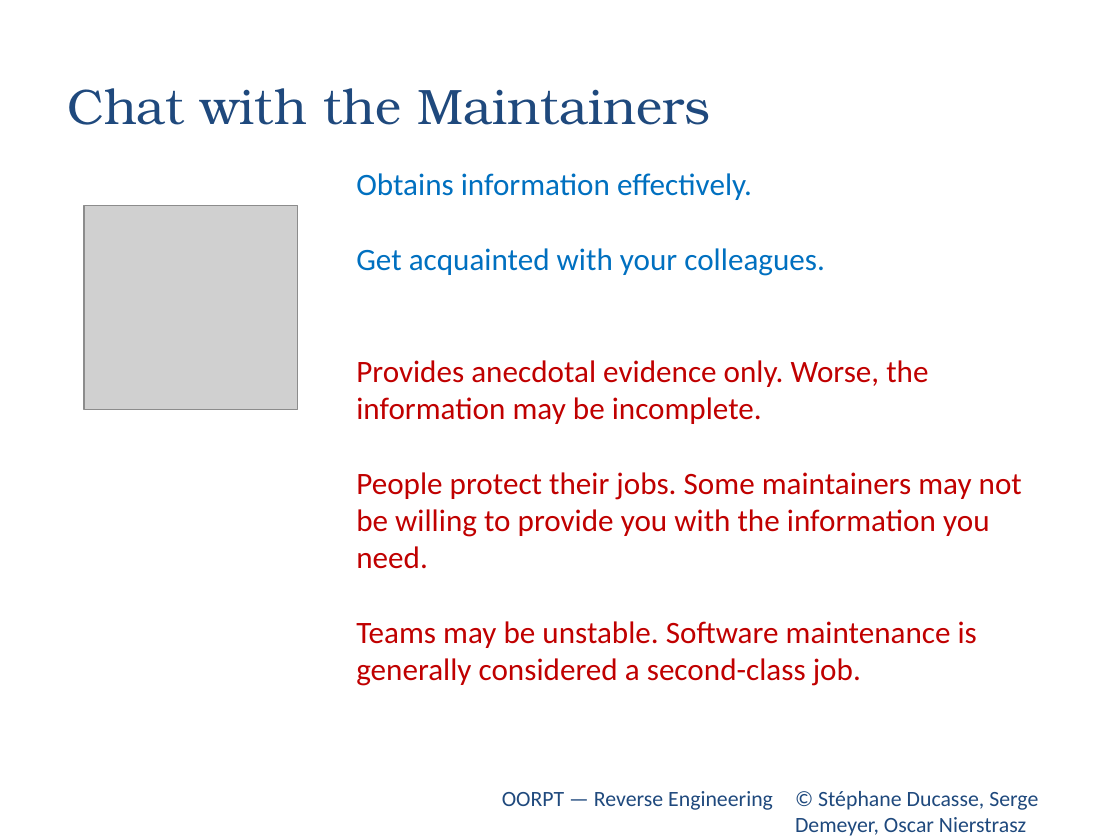
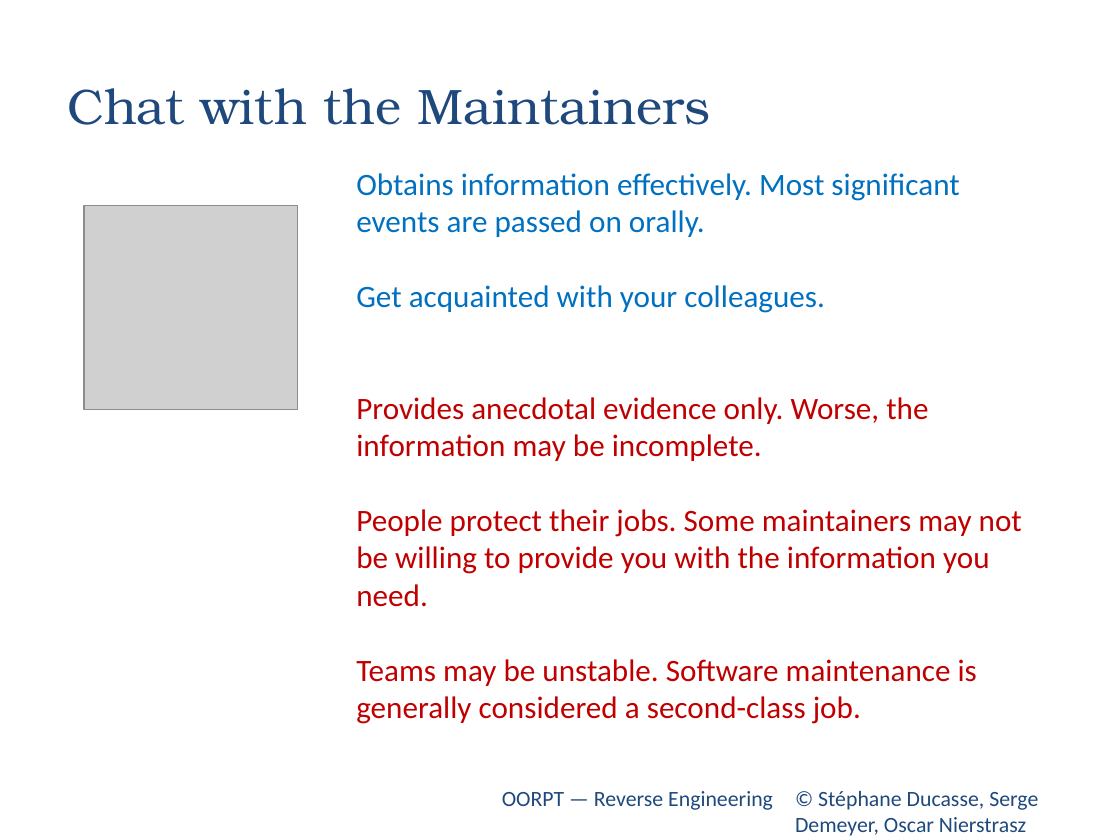
Before and after one commit to zarras/L1-slides, a slide deck: slide 10 of 2-2-SoftDataEvol-OORP-First-Contact.ppt. Drawn at 1120x840 pixels with LibreOffice and Linux fonts; fonts in the diff are those of the drawing; grey boxes stand for pictures. Boxes give left, top, right and bottom in pixels: in the first picture for what was removed or moved away, otherwise in the second. Text is boxed around its words. In the diff, an @@ line names an element or a change of style, - is before the commit and + after.

```diff
--- a/2-2-SoftDataEvol-OORP-First-Contact.ppt
+++ b/2-2-SoftDataEvol-OORP-First-Contact.ppt
@@ text at <box>356,173,959,237</box>: text changed @@
-Obtains information effectively.
+Obtains information effectively. Most significant events are passed on orally.
```
Also in this commit, not shown: 2 other slides changed, 7 other files.
